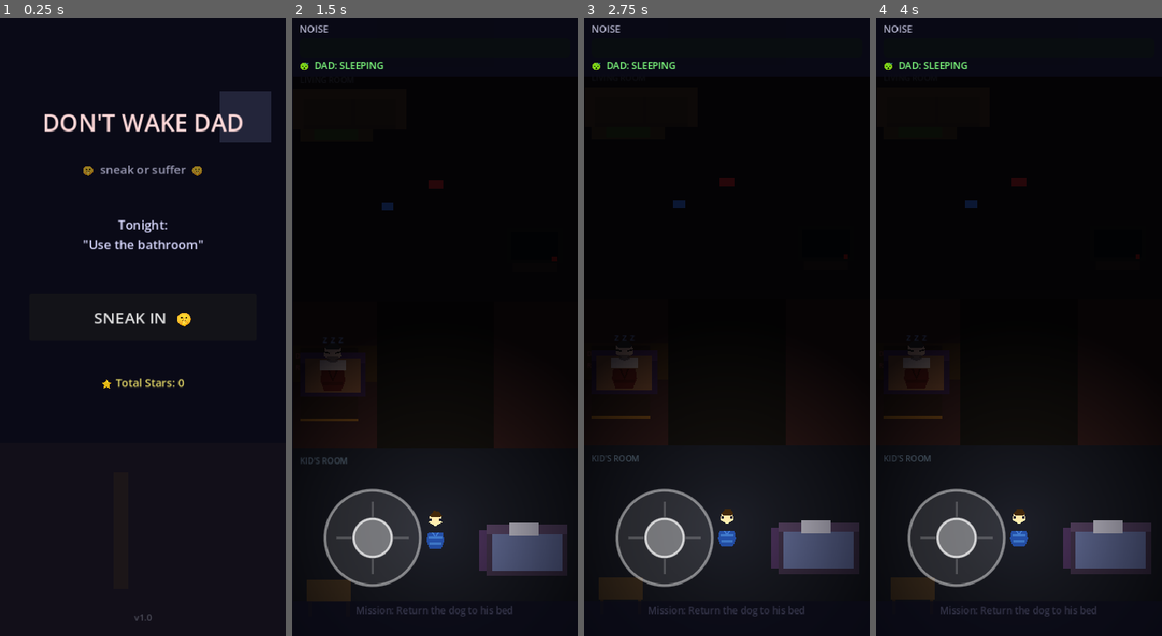
Above: before the commit, frames 1-4 (left to right).
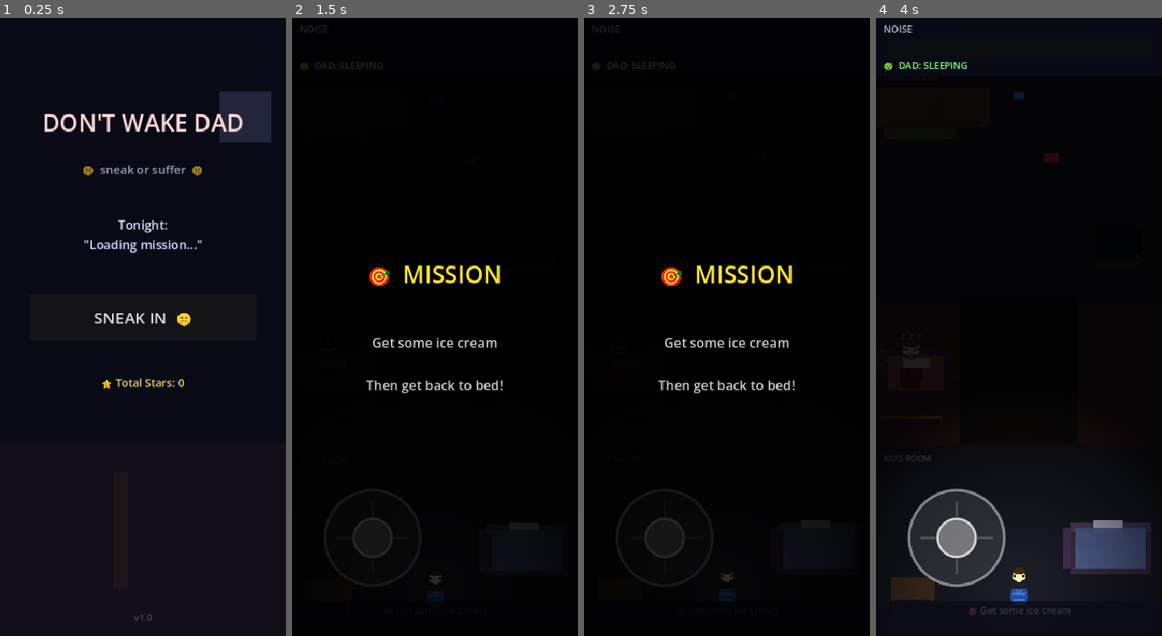
Above: after the commit, the same moments.

Repository: whitzytraiding-max/Game-idea
Game: Godot game, scene res://scenes/main_menu.tscn
Two runs of this game, one before a commit and one after it. Both use one fixed random seed, a clock stepped at 60 frames per second and the inputs below. Sound files missing from this copy of the repository are replaced by a short silence.
Inputs (mouse positions are in pixels of both pictures, inside the frame that each line leads up to):
- Up to frame 1 (0.25 s): no input
- Up to frame 2 (1.5 s): click "SNEAK IN 🤫" at 0.5 s; move the mouse to (497, 296) at 1.27 s; click (497, 296) at 1.42 s
- Up to frame 3 (2.75 s): tap Enter at 2 s; drag from (669, 357) to (727, 184) at 2.02 s
- Up to frame 4 (4 s): tap Space at 2.75 s; move the mouse to (1047, 191) at 2.77 s; click (1047, 191) at 2.92 s; tap Enter at 3.5 s; drag from (1004, 450) to (1019, 184) at 3.52 s

The runs differ from the first frame. In frame 1, 0.4% of the frame differs, in the area x 29-72%, y 35-38%; in frame 2, 16%; in frame 3, 16%, in the area x 2-97%, y 1-97%; in frame 4, 1.3%.
Error after the commit: Invalid access to property or key 'OBJECTIVES' on a base object of type 'Node (GameManager.gd)'. (res://scripts/main_menu.gd:29)

Commit message:
Full overnight overhaul: two-phase gameplay, voices, randomization
Two-phase win condition:
- Phase 1: Collect the item (objective node in level)
- Phase 2: Return to the kid's bed (new BedReturn node)
- Win triggers only when player taps their bed with item in hand
- Between phases: noise partially resets (reward for getting item)
- Phase announcement overlay shows for 3s at start and on phase change
  "MISSION: Get a snack from the kitchen / Then get back to bed!"
  "NOW GET BACK TO BED! You got: ..."
- HUD objective label updates: 🎯 mission → 🛏️ GET BACK TO BED!

GameManager:
- Two separate objective pools: L1 (kitchen) and L2 (living room)
  so the item you're asked to get always exists in the level
- complete_phase_one() + phase_one_complete signal
- complete_run() now only called from BedReturn
- phase variable tracks current game phase
- Objectives now match what's physically in each level

New scripts/bed_return.gd:
- Area2D on the kid's bed in each level
- Dormant until phase_one_complete fires
- Pulses gold when active, shows "TAP TO SLEEP" prompt
- Calls GameManager.complete_run() on tap

level_1.tscn / level_2.tscn:
- BedReturn node added on each kid's bed
- PlayerStart moved slightly to not overlap with BedReturn
- Level 1: Dad correctly placed in hallway 2 bedroom area

Level randomization (level_randomizer.gd):
- Lego piles move to random positions in living room each run
- Dad's start position slightly varied (±10px) each run

Voices (Microsoft neural TTS — en-US-GuyNeural):
- Deep, authoritative, scary American male voice
- All 5 lines regenerated as MP3:
  "GOT YA! Get back to bed RIGHT NOW!"
  "It is two in the morning! What do you think you're DOING?"
  "I know you're there. Come out right now."
  "Must have been the cat. Hmph."
  "Mmm... what was that?"
  "GO. BACK. TO. BED."
- Falls back to WAV if MP3 not found

Snoring (v3):
- Longer 4.5s cycle with realistic inhale/pause/exhale/rest
- Richer harmonic content, tissue vibration flutter, turbulent noise

Co-Authored-By: Claude Sonnet 4.6 <noreply@anthropic.com>

Diff:
--- a/dont-wake-dad/autoload/GameManager.gd
+++ b/dont-wake-dad/autoload/GameManager.gd
@@ -1,6 +1,7 @@
 extends Node
 
 signal run_started(objective: String)
+signal phase_one_complete(objective: String)   # item collected — now return to bed
 signal run_completed(stars: int, peak_noise: float)
 signal run_failed(completion_pct: float)
 
@@ -9,17 +10,21 @@
 const SCENE_WIN       := "res://scenes/win_screen.tscn"
 const SCENE_LOSE      := "res://scenes/lose_screen.tscn"
 
-const OBJECTIVES: Array = [
+# Kitchen objectives — match level 1's fridge objective
+const OBJECTIVES_L1: Array = [
 	"Get a snack from the kitchen",
-	"Charge your phone",
+	"Get a glass of water",
+	"Check the fridge at midnight",
+	"Grab some leftovers",
+	"Get some ice cream",
+]
+
+# Living room objectives — match level 2's TV remote
+const OBJECTIVES_L2: Array = [
 	"Steal the TV remote",
-	"Get a glass of water",
 	"Rescue your Nintendo Switch",
-	"Use the bathroom",
-	"Get your shoes for school",
-	"Check the fridge at midnight",
-	"Silence your alarm clock",
-	"Return the dog to his bed",
+	"Get your phone charger",
+	"Grab your headphones",
 ]
 
 const LEVEL_SCENES: Array = [
@@ -34,14 +39,18 @@
 var revives_used_this_run: int = 0
 var last_completion_pct: float = 0.0
 var last_stars: int = 0
+var phase: int = 0   # 0 = collect item, 1 = return to bed
 
 func _ready() -> void:
 	process_mode = Node.PROCESS_MODE_ALWAYS
 
 func start_run() -> void:
+	phase = 0
 	current_run += 1
 	revives_used_this_run = 0
-	current_objective = OBJECTIVES[randi() % OBJECTIVES.size()]
+	# Pick objective pool matching current level
+	var pool: Array = OBJECTIVES_L1 if current_level_index == 0 else OBJECTIVES_L2
+	current_objective = pool[randi() % pool.size()]
 	DifficultyManager.update_for_run(current_run)
 	NoiseMeter.decay_rate = DifficultyManager.config.noise_decay_rate
 	NoiseMeter.activate()
@@ -49,7 +58,14 @@
 	EventManager.start_events()
 	run_started.emit(current_objective)
 
+func complete_phase_one() -> void:
+	phase = 1
+	# Small noise reward for getting the item
+	NoiseMeter.reset(minf(NoiseMeter.current_noise * 0.6, 25.0))
+	phase_one_complete.emit(current_objective)
+
 func complete_run() -> void:
+	phase = 0
 	NoiseMeter.deactivate()
 	EventManager.stop_events()
 	var peak := NoiseMeter.get_peak()
@@ -62,6 +78,7 @@
 	get_tree().change_scene_to_file(SCENE_WIN)
 
 func fail_run(completion_pct: float) -> void:
+	phase = 0
 	NoiseMeter.deactivate()
 	EventManager.stop_events()
 	last_completion_pct = completion_pct
@@ -79,6 +96,7 @@
 	return true
 
 func go_to_main_menu() -> void:
+	phase = 0
 	NoiseMeter.deactivate()
 	EventManager.stop_events()
 	get_tree().change_scene_to_file(SCENE_MAIN_MENU)
--- a/dont-wake-dad/levels/level_1.tscn
+++ b/dont-wake-dad/levels/level_1.tscn
@@ -1,8 +1,9 @@
-[gd_scene load_steps=14 format=3 uid="uid://level1001"]
+[gd_scene load_steps=15 format=3 uid="uid://level1001"]
 
 [ext_resource type="Script" path="res://scripts/noise_object.gd" id="3_noise"]
 [ext_resource type="Script" path="res://scripts/hide_spot.gd" id="4_hide"]
 [ext_resource type="Script" path="res://scripts/objective.gd" id="5_obj"]
+[ext_resource type="Script" path="res://scripts/bed_return.gd" id="6_bed"]
 
 ; --- Collision shapes ---
 [sub_resource type="RectangleShape2D" id="RS_wallL"]
@@ -610,8 +611,30 @@
 polygon = PackedVector2Array(-18, 0, 18, 0, 18, 14, -18, 14)
 color = Color(0.75, 0.68, 0.6, 1)
 
+; ── Kid's bed return target (Phase 2 win condition) ─────────────────────────
+[node name="BedReturn" type="Area2D" parent="."]
+position = Vector2(320, 1280)
+collision_layer = 0
+collision_mask = 1
+script = ExtResource("6_bed")
+
+[node name="Visual" type="Polygon2D" parent="BedReturn"]
+polygon = PackedVector2Array(-48, -28, 48, -28, 48, 28, -48, 28)
+color = Color(0.3, 0.38, 0.6, 0.9)
+
+[node name="CollisionShape2D" type="CollisionShape2D" parent="BedReturn"]
+shape = SubResource("RS_floor_carpet")
+scale = Vector2(0.25, 0.13)
+
+[node name="PromptLabel" type="Label" parent="BedReturn"]
+position = Vector2(-48, -52)
+text = "TAP TO SLEEP 🛏️"
+visible = false
+theme_override_font_sizes/font_size = 13
+modulate = Color(1.0, 0.9, 0.2, 1)
+
 [node name="PlayerStart" type="Marker2D" parent="."]
-position = Vector2(195, 1260)
+position = Vector2(195, 1340)
 
 [node name="DadStart" type="Marker2D" parent="."]
 position = Vector2(55, 1040)
--- a/dont-wake-dad/levels/level_2.tscn
+++ b/dont-wake-dad/levels/level_2.tscn
@@ -1,8 +1,9 @@
-[gd_scene load_steps=8 format=3 uid="uid://level2001"]
+[gd_scene load_steps=9 format=3 uid="uid://level2001"]
 
 [ext_resource type="Script" path="res://scripts/noise_object.gd" id="3_noise"]
 [ext_resource type="Script" path="res://scripts/hide_spot.gd" id="4_hide"]
 [ext_resource type="Script" path="res://scripts/objective.gd" id="5_obj"]
+[ext_resource type="Script" path="res://scripts/bed_return.gd" id="6_bed"]
 
 [sub_resource type="RectangleShape2D" id="RS_wallL"]
 size = Vector2(60, 1500)
@@ -339,6 +340,28 @@
 theme_override_font_sizes/font_size = 12
 modulate = Color(0.2, 1.0, 0.3, 1)
 
+; ── Bed return target — bottom right of sibling zone ────────────────────────
+[node name="BedReturn" type="Area2D" parent="."]
+position = Vector2(195, 1400)
+collision_layer = 0
+collision_mask = 1
+script = ExtResource("6_bed")
+
+[node name="Visual" type="Polygon2D" parent="BedReturn"]
+polygon = PackedVector2Array(-40, -25, 40, -25, 40, 25, -40, 25)
+color = Color(0.3, 0.38, 0.6, 0.9)
+
+[node name="CollisionShape2D" type="CollisionShape2D" parent="BedReturn"]
+shape = SubResource("RS_small")
+scale = Vector2(4.0, 2.5)
+
+[node name="PromptLabel" type="Label" parent="BedReturn"]
+position = Vector2(-42, -48)
+text = "TAP TO SLEEP 🛏️"
+visible = false
+theme_override_font_sizes/font_size = 13
+modulate = Color(1.0, 0.9, 0.2, 1)
+
 ; ---- SPAWN MARKERS ----
 [node name="PlayerStart" type="Marker2D" parent="."]
 position = Vector2(195, 1380)
--- a/dont-wake-dad/scenes/game.tscn
+++ b/dont-wake-dad/scenes/game.tscn
@@ -121,6 +121,43 @@
 color = Color(0.8, 0.0, 0.0, 0.0)
 mouse_filter = 2
 
+; Phase announcement overlay — shown for 2.5s on phase transitions
+[node name="PhaseAnnounce" type="CanvasLayer" parent="."]
+layer = 45
+visible = false
+
+[node name="PhaseBG" type="ColorRect" parent="PhaseAnnounce"]
+layout_mode = 1
+anchors_preset = 15
+anchor_right = 1.0
+anchor_bottom = 1.0
+color = Color(0, 0, 0, 0.82)
+mouse_filter = 2
+
+[node name="PhaseLabel" type="Label" parent="PhaseAnnounce"]
+layout_mode = 0
+offset_left = 10
+offset_top = 280
+offset_right = 380
+offset_bottom = 420
+text = "🎯  GET THE ITEM"
+horizontal_alignment = 1
+vertical_alignment = 1
+autowrap_mode = 3
+theme_override_font_sizes/font_size = 32
+modulate = Color(1.0, 0.9, 0.2, 1)
+
+[node name="PhaseSubLabel" type="Label" parent="PhaseAnnounce"]
+layout_mode = 0
+offset_left = 10
+offset_top = 430
+offset_right = 380
+offset_bottom = 490
+text = ""
+horizontal_alignment = 1
+theme_override_font_sizes/font_size = 18
+modulate = Color(0.8, 0.8, 0.8, 1)
+
 ; Jump scare overlay — shown briefly when dad wakes up
 [node name="JumpScare" type="CanvasLayer" parent="."]
 layer = 50
--- /dev/null
+++ b/dont-wake-dad/scripts/bed_return.gd
@@ -0,0 +1,62 @@
+extends Area2D
+
+# Phase 2 target — activated after player collects the objective.
+# Player taps this to complete the run.
+
+@onready var _visual: Polygon2D = $Visual
+@onready var _prompt: Label     = $PromptLabel
+
+signal bed_reached
+
+var active: bool  = false
+var _player_inside: bool = false
+
+func _ready() -> void:
+	add_to_group("bed_return")
+	body_entered.connect(_on_body_entered)
+	body_exited.connect(_on_body_exited)
+	GameManager.phase_one_complete.connect(_on_phase_one_complete)
+	if _prompt:
+		_prompt.visible = false
+
+func _on_phase_one_complete(_obj: String) -> void:
+	activate()
+
+func activate() -> void:
+	active = true
+	if _visual:
+		# Pulse gold to signal the player
+		var tween := create_tween().set_loops()
+		tween.tween_property(_visual, "color", Color(1.0, 0.88, 0.1, 0.95), 0.45)
+		tween.tween_property(_visual, "color", Color(0.3, 0.38, 0.6, 0.9),  0.45)
+	if _prompt and _player_inside:
+		_prompt.visible = true
+		_prompt.text = "TAP TO SLEEP 🛏️"
+
+func _on_body_entered(body: Node) -> void:
+	if not body.is_in_group("player"):
+		return
+	_player_inside = true
+	if active and _prompt:
+		_prompt.visible = true
+		_prompt.text = "TAP TO SLEEP 🛏️"
+
+func _on_body_exited(body: Node) -> void:
+	if not body.is_in_group("player"):
+		return
+	_player_inside = false
+	if _prompt:
+		_prompt.visible = false
+
+func _unhandled_input(event: InputEvent) -> void:
+	if not active or not _player_inside:
+		return
+	if event is InputEventScreenTouch and event.pressed:
+		bed_reached.emit()
+		GameManager.complete_run()
+		get_viewport().set_input_as_handled()
+
+func _process(_delta: float) -> void:
+	if active and _player_inside and _prompt and not _prompt.visible:
+		_prompt.visible = true
+		_prompt.text = "TAP TO SLEEP 🛏️"
--- a/dont-wake-dad/scripts/game.gd
+++ b/dont-wake-dad/scripts/game.gd
@@ -4,10 +4,13 @@
 @onready var _player: CharacterBody2D    = $Player
 @onready var _dad: CharacterBody2D       = $Dad
 @onready var _camera: Camera2D           = $Camera2D
-@onready var _caught_overlay: CanvasLayer = $CaughtOverlay
-@onready var _light_flicker: ColorRect   = $LightFlicker
-@onready var _noise_vignette: ColorRect  = $NoiseVignette/VignetteRect
-@onready var _jump_scare: CanvasLayer    = $JumpScare
+@onready var _caught_overlay: CanvasLayer  = $CaughtOverlay
+@onready var _light_flicker: ColorRect    = $LightFlicker
+@onready var _noise_vignette: ColorRect   = $NoiseVignette/VignetteRect
+@onready var _phase_announce: CanvasLayer = $PhaseAnnounce
+@onready var _phase_label: Label          = $PhaseAnnounce/PhaseLabel
+@onready var _phase_sub: Label            = $PhaseAnnounce/PhaseSubLabel
+@onready var _jump_scare: CanvasLayer     = $JumpScare
 @onready var _jump_scare_bg: ColorRect   = $JumpScare/BG
 @onready var _jump_scare_face: Label     = $JumpScare/DadFaceLabel
 @onready var _jump_scare_text: Label     = $JumpScare/JumpText
@@ -28,11 +31,18 @@
 	add_to_group("game")
 	_load_level()
 	GameManager.start_run()
+	# Show mission briefing for 3 seconds at run start
+	_show_phase_announcement(
+		"🎯  MISSION",
+		GameManager.current_objective + "\n\nThen get back to bed!",
+		3.0
+	)
 	_player.player_caught.connect(_on_player_caught)
 	_dad.dad_woke_up.connect(_on_dad_woke_up)
 	_dad.dad_returned_to_bed.connect(_on_dad_returned)
 	EventManager.event_fired.connect(_on_event_fired)
 	_dad.player = _player
+	GameManager.phase_one_complete.connect(_on_phase_one_complete)
 	if _caught_overlay:
 		_caught_overlay.visible = false
 		# Must process while paused so buttons work when game is paused
@@ -44,6 +54,25 @@
 	if _ambience_player and _ambience_player.stream:
 		_ambience_player.play()
 
+func _show_phase_announcement(title: String, subtitle: String, duration: float) -> void:
+	if not _phase_announce:
+		return
+	if _phase_label: _phase_label.text = title
+	if _phase_sub:   _phase_sub.text = subtitle
+	_phase_announce.visible = true
+	await get_tree().create_timer(duration).timeout
+	if _phase_announce: _phase_announce.visible = false
+
+func _on_phase_one_complete(objective: String) -> void:
+	# Play a quiet success chime
+	_play_oneshot("res://audio/sfx/success.wav", -6.0)
+	# Show "Now get back to bed" announcement
+	_show_phase_announcement(
+		"🛏️  NOW GET BACK TO BED!",
+		"You got: " + objective + "\nSneak back before Dad notices!",
+		3.0
+	)
+
 func _load_audio() -> void:
 	var amb: Resource = load("res://audio/ambient/tense_ambient.wav")
 	if amb and _ambience_player:
@@ -69,6 +98,10 @@
 	if level_scene:
 		_current_level = level_scene.instantiate()
 		_level_container.add_child(_current_level)
+		# Randomize obstacle layout before positioning entities
+		var randomizer := preload("res://scripts/level_randomizer.gd").new()
+		randomizer.randomize_level(_current_level)
+		randomizer.free()
 		_position_entities()
 		_collect_hide_spots()
 		_collect_objectives()
--- a/dont-wake-dad/scripts/hud.gd
+++ b/dont-wake-dad/scripts/hud.gd
@@ -8,12 +8,18 @@
 func _ready() -> void:
 	NoiseMeter.noise_changed.connect(_on_noise_changed)
 	GameManager.run_started.connect(_on_run_started)
+	GameManager.phase_one_complete.connect(_on_phase_one_complete)
 	_update_bar(0.0)
 	_update_dad_status(0.0)
 
 func _on_run_started(objective: String) -> void:
 	if _objective_label:
-		_objective_label.text = "Mission: " + objective
+		_objective_label.text = "🎯 " + objective
+
+func _on_phase_one_complete(_obj: String) -> void:
+	if _objective_label:
+		_objective_label.text = "🛏️  GET BACK TO BED!"
+		_objective_label.modulate = Color(1.0, 0.9, 0.2, 1.0)
 
 func _on_noise_changed(value: float) -> void:
 	_update_bar(value)
--- /dev/null
+++ b/dont-wake-dad/scripts/level_randomizer.gd
@@ -0,0 +1,34 @@
+extends Node
+# Randomizes obstacle and object positions each run.
+# Called from game.gd after the level loads.
+
+func randomize_level(level: Node) -> void:
+	if not level:
+		return
+	_randomize_legos(level)
+	_randomize_dad_bed_position(level)
+
+func _randomize_legos(level: Node) -> void:
+	# Move Lego piles to random positions within the living room area
+	# Living room: y 620-940, x 60-330 (avoiding walls and edges)
+	var lego_y_min := 660.0
+	var lego_y_max := 900.0
+	var lego_x_positions := [80.0, 150.0, 195.0, 240.0, 300.0]
+
+	for child in level.get_children():
+		var name_lower := child.name.to_lower()
+		if "lego" in name_lower and child is Area2D:
+			# Random position in living room, keep separated
+			var rand_x: float = lego_x_positions[randi() % lego_x_positions.size()]
+			var rand_y: float = randf_range(lego_y_min, lego_y_max)
+			child.position = Vector2(rand_x, rand_y)
+
+func _randomize_dad_bed_position(level: Node) -> void:
+	# Slightly vary Dad's start position within his room area
+	var dad_start := level.get_node_or_null("DadStart")
+	if dad_start:
+		var base: Vector2 = dad_start.position
+		dad_start.position = Vector2(
+			base.x + randf_range(-8, 8),
+			base.y + randf_range(-10, 10)
+		)
--- a/dont-wake-dad/scripts/objective.gd
+++ b/dont-wake-dad/scripts/objective.gd
@@ -60,7 +60,8 @@
 	if _label:
 		_label.visible = false
 	objective_completed.emit()
-	GameManager.complete_run()
+	# Phase 1 complete — player now needs to return to bed
+	GameManager.complete_phase_one()
 
 func pulse() -> void:
 	if not _visual:
Not shown, added: dont-wake-dad/audio/dad/dad_gotback.mp3.import
Not shown, added: dont-wake-dad/scripts/bed_return.gd.uid
Not shown, added: dont-wake-dad/scripts/level_randomizer.gd.uid
Not shown, changed: dont-wake-dad/audio/dad/dad_angry.mp3
Not shown, changed: dont-wake-dad/audio/dad/dad_got_you.mp3
Not shown, added: dont-wake-dad/audio/dad/dad_gotback.mp3
Not shown, changed: dont-wake-dad/audio/dad/dad_returning.mp3
Not shown, changed: dont-wake-dad/audio/dad/dad_searching.mp3
Not shown, changed: dont-wake-dad/audio/dad/dad_snore.wav
Not shown, changed: dont-wake-dad/audio/dad/dad_stir.mp3
